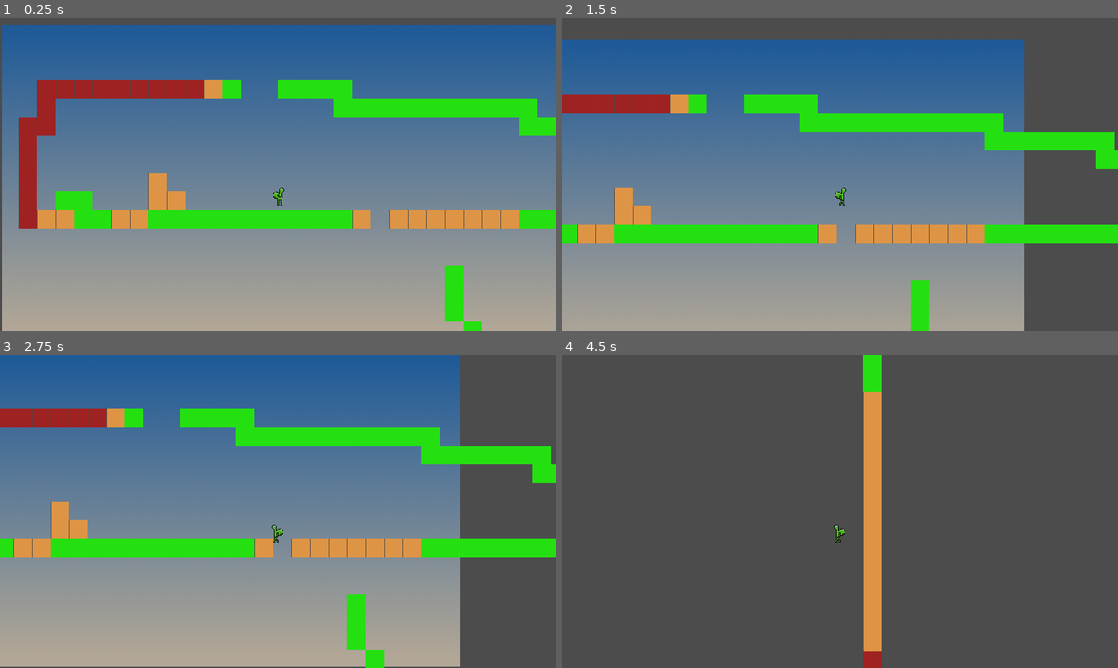
Above: before the commit, frames 1-4 (two rows, left to right).
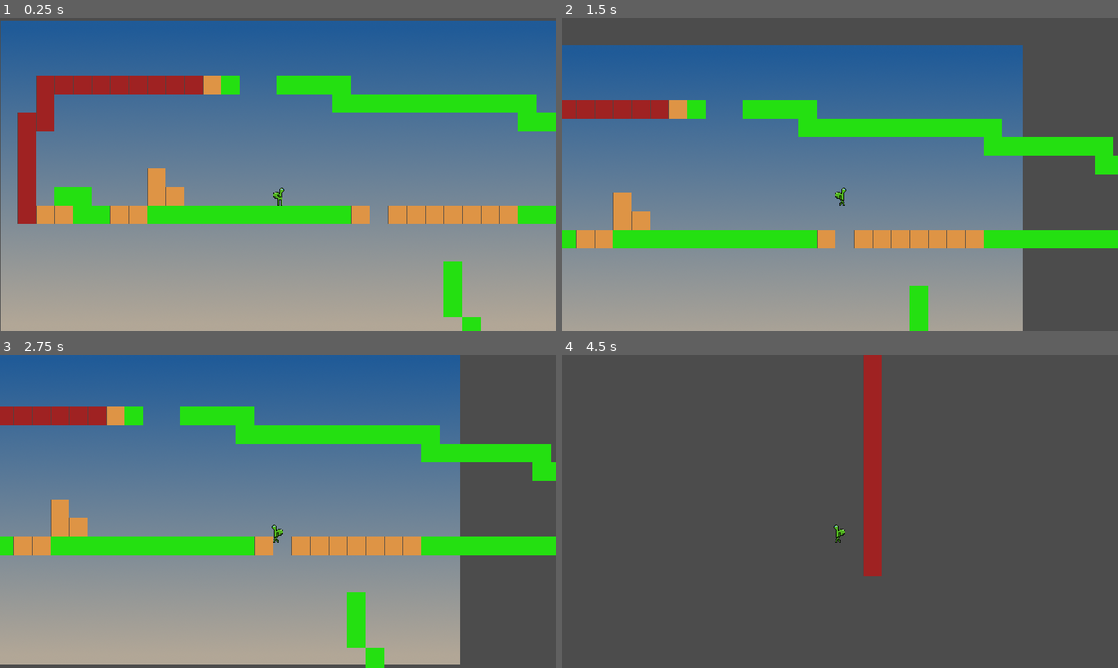
Above: after the commit, the same moments.

Repository: llister15/SCDM
Game: Godot game, scene res://Scenes/Levels/Test Movement World.tscn
Same seed, same stepped clock (60 frames per second), same inputs: the game is played once before the commit and once after it.
Inputs:
- Up to frame 1 (0.25 s): no input
- Up to frame 2 (1.5 s): hold Right (ui_right) from 0.53 s (still down); tap Space (jump) at 0.6, 0.77, 1.07, 1.35 s
- Up to frame 3 (2.75 s): tap Space (jump) at 1.52, 1.82, 2.1 s; release Right (ui_right) at 2.03 s; hold Left (ui_left) from 2.03 s (still down)
- Up to frame 4 (4.5 s): release Left (ui_left) at 2.78 s; hold Right (ui_right) 2.78-4.28 s; tap Space (jump) at 2.85, 3.02, 3.32, 3.6, 3.77, 4.07, 4.35 s; hold Left (ui_left) from 4.28 s (still down)

The runs differ from the first frame. In frame 1, 7.7% of the frame differs, in the area x 0-100%, y 0-100%; in frame 2, 8.7%, in the area x 0-100%, y 6-100%; in frame 3, 3.2%; in frame 4, 3.3%.

Commit message:
updated gravity

Diff:
--- a/Scenes/Levels/Test Movement World.tscn
+++ b/Scenes/Levels/Test Movement World.tscn
@@ -70,6 +70,7 @@
 texture = ExtResource( 1 )
 
 [node name="Player" parent="." instance=ExtResource( 2 )]
+position = Vector2( 2, 0 )
 
 [node name="TileMap" type="TileMap" parent="."]
 tile_set = SubResource( 4 )
--- a/Scripts/player.gd
+++ b/Scripts/player.gd
@@ -4,10 +4,10 @@
 export var name_of_char: String = "Turtle1"
 # Character Movement
 var velo: Vector2 = Vector2.ZERO
-export var gravity: int = 20
+export var gravity: int = 30
 export var move_speed: int = 40
 export var max_speed: int = 160
-export var jump_force: int = 450
+export var jump_force: int = 515
 var is_jumping: bool = false
 # Character Stats
 export var hp: int = 100
@@ -54,6 +54,6 @@
 		velo.y -= jump_force
 	elif cancel_jump and !is_on_floor() and is_jumping == true:
 		if velo.y < 0:
-			velo.y += jump_force / 2
+			velo.y += jump_force / 4
 		else:
 			is_jumping = false
--- a/project.godot
+++ b/project.godot
@@ -28,7 +28,6 @@
 
 window/size/width=960
 window/size/height=540
-window/size/fullscreen=true
 window/stretch/mode="2d"
 window/stretch/aspect="keep"
 
